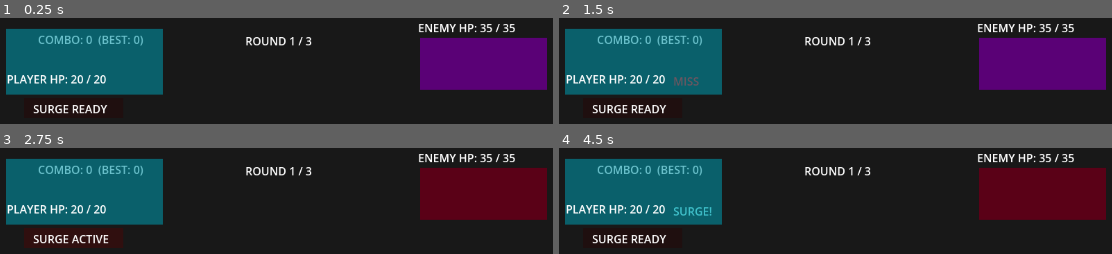
Above: before the commit, frames 1-4 (two rows, left to right).
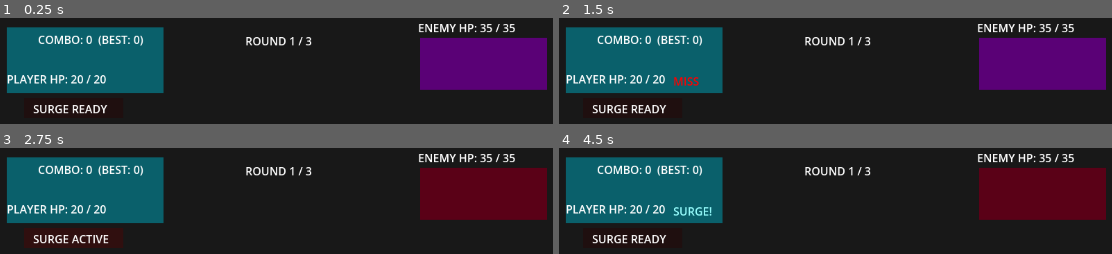
Above: after the commit, the same moments.

Repository: ResonantiaCollective/Project_Dissonance
Game: Godot game, scene res://scenes/test_scenes/TestArena.tscn
Two runs of this game, one before a commit and one after it. Both use one fixed random seed, a clock stepped at 60 frames per second and the inputs below.
Inputs:
- Up to frame 1 (0.25 s): no input
- Up to frame 2 (1.5 s): tap Enter at 0.5 s; hold Ctrl (guard_on_beat) 0.53-1.28 s; tap R (restart_duel) at 1.25 s; tap Space (strike_on_beat) at 1.35 s
- Up to frame 3 (2.75 s): tap R (restart_duel) at 2 s; hold Q (use_surge) from 2.03 s (still down)
- Up to frame 4 (4.5 s): tap R (restart_duel) at 2.75, 3.5, 4.25 s; release Q (use_surge) at 2.78 s; tap Ctrl (guard_on_beat) at 2.85 s; hold Space (strike_on_beat) 3.53-4.28 s; tap Q (use_surge) at 4.35 s

The runs differ from the first frame. In frame 1, 2.1% of the frame differs, in the area x 1-30%, y 8-73%; in frame 2, 2.4%; in frame 3, 2.1%; in frame 4, 2.4%.

Commit message:
REFACTOR: Documentation v4 structure, Technical Codex foundation, audio updates, TestArena sync

Diff:
--- a/01_GODOT_PROJECT/resonantia-prototype/scenes/test_scenes/TestArena.tscn
+++ b/01_GODOT_PROJECT/resonantia-prototype/scenes/test_scenes/TestArena.tscn
@@ -5,6 +5,13 @@
 
 [node name="TestArena" type="Node2D"]
 script = ExtResource("1_2s2s7")
+
+[node name="PlayerRect" type="ColorRect" parent="."]
+offset_left = 128.0
+offset_top = 256.0
+offset_right = 354.0
+offset_bottom = 351.0
+color = Color(0, 0.5882353, 0.65882355, 0.5764706)
 
 [node name="Label" type="Label" parent="."]
 offset_left = 128.0
@@ -37,7 +44,6 @@
 anchor_bottom = 1.0
 grow_horizontal = 2
 grow_vertical = 2
-color = Color(0.1627833, 0.25135696, 0.6048075, 0.41568628)
 
 [node name="EnemyRect" type="ColorRect" parent="."]
 offset_left = 724.0
@@ -51,13 +57,6 @@
 offset_top = 245.0
 offset_right = 772.0
 offset_bottom = 268.0
-
-[node name="PlayerRect" type="ColorRect" parent="."]
-offset_left = 127.0
-offset_top = 258.0
-offset_right = 353.0
-offset_bottom = 353.0
-color = Color(0, 0.5882353, 0.65882355, 0.5764706)
 
 [node name="PlayerHPLabel" type="Label" parent="."]
 offset_left = 128.0
Not shown, added: 01_GODOT_PROJECT/resonantia-prototype/resources/audio/Dojo_Loop_v1.000_MTE.wav.import
Not shown, removed: 01_GODOT_PROJECT/resonantia-prototype/resources/audio/IQUP_200_Clap_Loop_01.wav.import
Not shown, added: 00_DOCUMENTATION/01_LIVING_BIBLE/01_Living_Bible_v4.0.md
Not shown, added: 00_DOCUMENTATION/02_TECHNICAL_CODEX/CODEX_MASTER_INDEX.md
Not shown, added: 00_DOCUMENTATION/02_TECHNICAL_CODEX/COMBAT_ENGINE/Combat_Engine_Codex_v1/Combat_INDEX.md
Not shown, added: 00_DOCUMENTATION/02_TECHNICAL_CODEX/COMBAT_ENGINE/Combat_Engine_Codex_v1/Section_01_Core_Philosophy.md
Not shown, added: 00_DOCUMENTATION/02_TECHNICAL_CODEX/COMBAT_ENGINE/Combat_Engine_Codex_v1/Section_02_Action_Framework.md
Not shown, added: 00_DOCUMENTATION/02_TECHNICAL_CODEX/COMBAT_ENGINE/Combat_Engine_Codex_v1/Section_03_Combat_Stats.md
Not shown, added: 00_DOCUMENTATION/02_TECHNICAL_CODEX/COMBAT_ENGINE/Combat_Engine_Codex_v1/Section_04_Status_System.md
Not shown, added: 00_DOCUMENTATION/02_TECHNICAL_CODEX/COMBAT_ENGINE/Combat_Engine_Codex_v1/Section_05_Resolution_Pipeline.md
Not shown, added: 00_DOCUMENTATION/02_TECHNICAL_CODEX/COMBAT_ENGINE/Combat_Engine_Codex_v1/Section_06_Ability_System.md
Not shown, added: 00_DOCUMENTATION/02_TECHNICAL_CODEX/COMBAT_ENGINE/Combat_Engine_Codex_v1/Section_07_Targeting_System.md
(and 11 more such lines)
